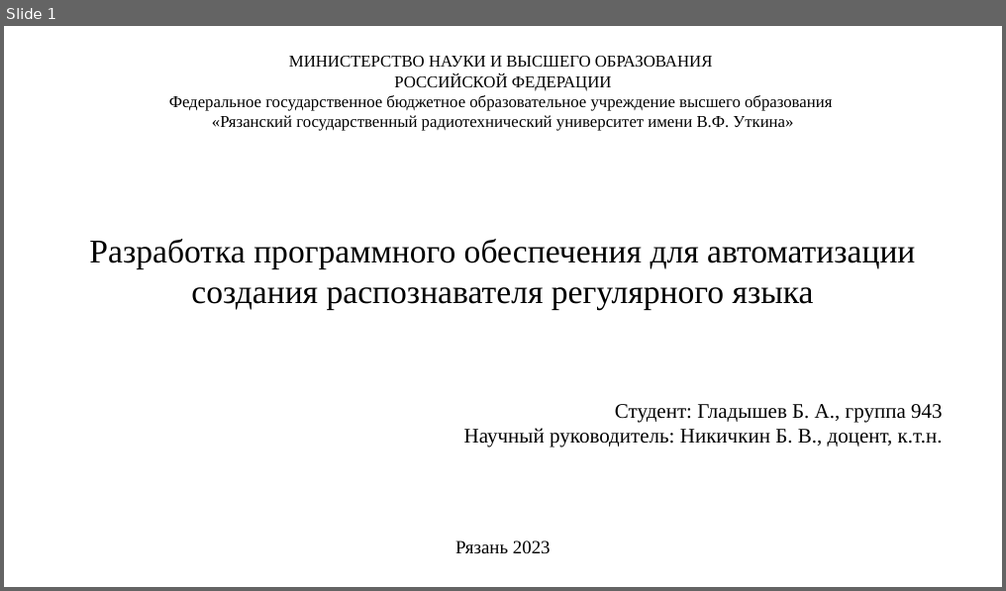
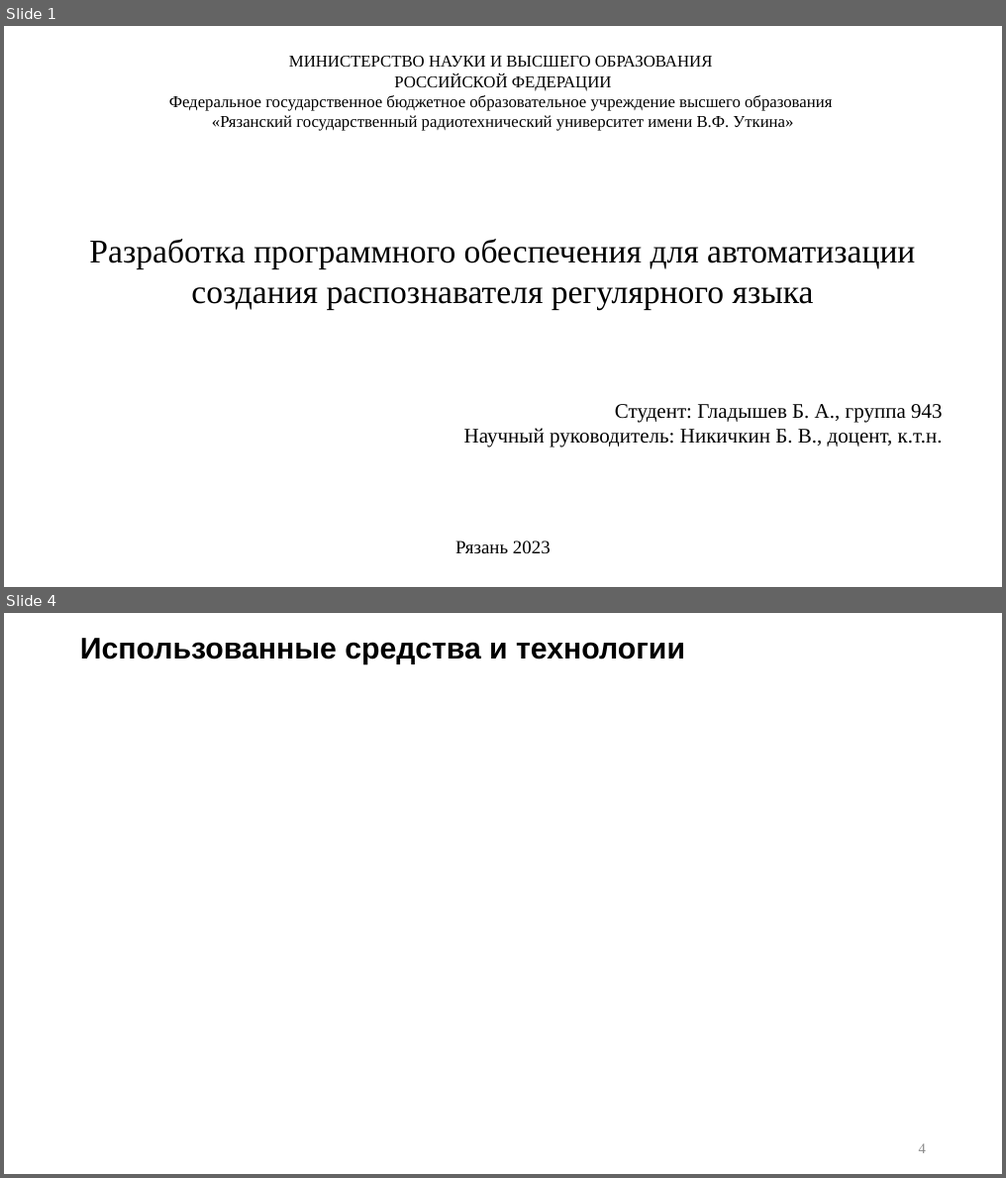
Before and after one commit to p6p62/RecognizerGenerator, a slide deck: Презентация на защиту.pptx. Shown one above the other, each under a label of ours: slide 1 before the commit, slides 1 and 4 after it; the slides between them are not shown. The pictures are 1006x591 and 1006x1178 pixels, drawn with LibreOffice and Linux fonts; fonts in the diff are those of the drawing. Boxes give left, top, right and bottom in pixels: in the first picture for what was removed or moved away, otherwise in the second. Text is boxed around its words. In the diff, an @@ line names an element or a change of style, - is before the commit and + after.

```diff
--- a/Презентация на защиту.pptx
+++ b/Презентация на защиту.pptx
@@ slide 4 added at [4,613,1002,1174], background #FFFFFF @@
@@ title added at [80,638,685,664], 28.8 pt, text #000000, bold @@
+Использованные средства и технологии
@@ page number added at [919,1144,926,1154], 14 pt, text #8C8C8C @@
+4
```
Also in this commit, not shown: 7 other slides added.
